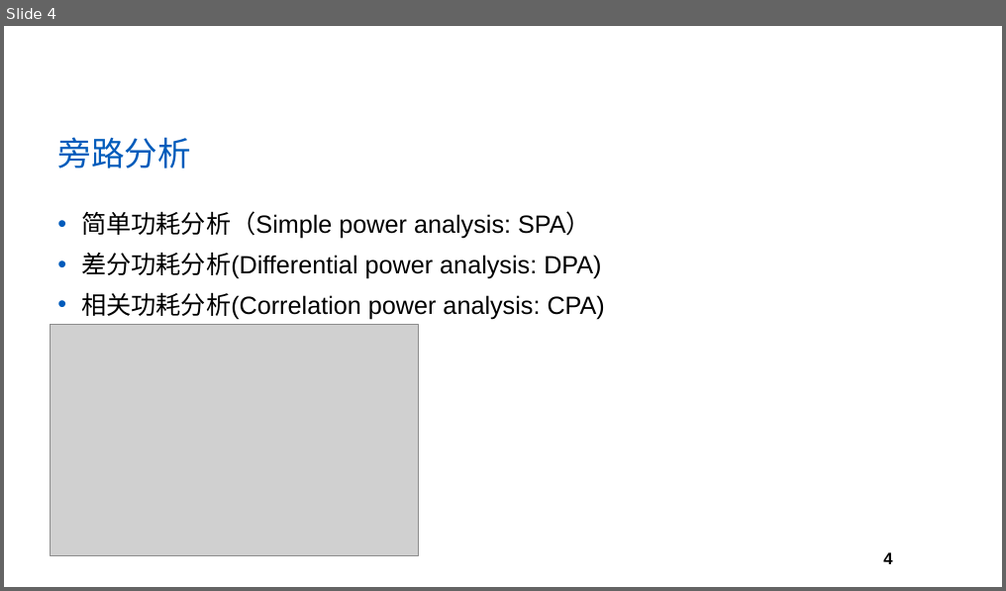
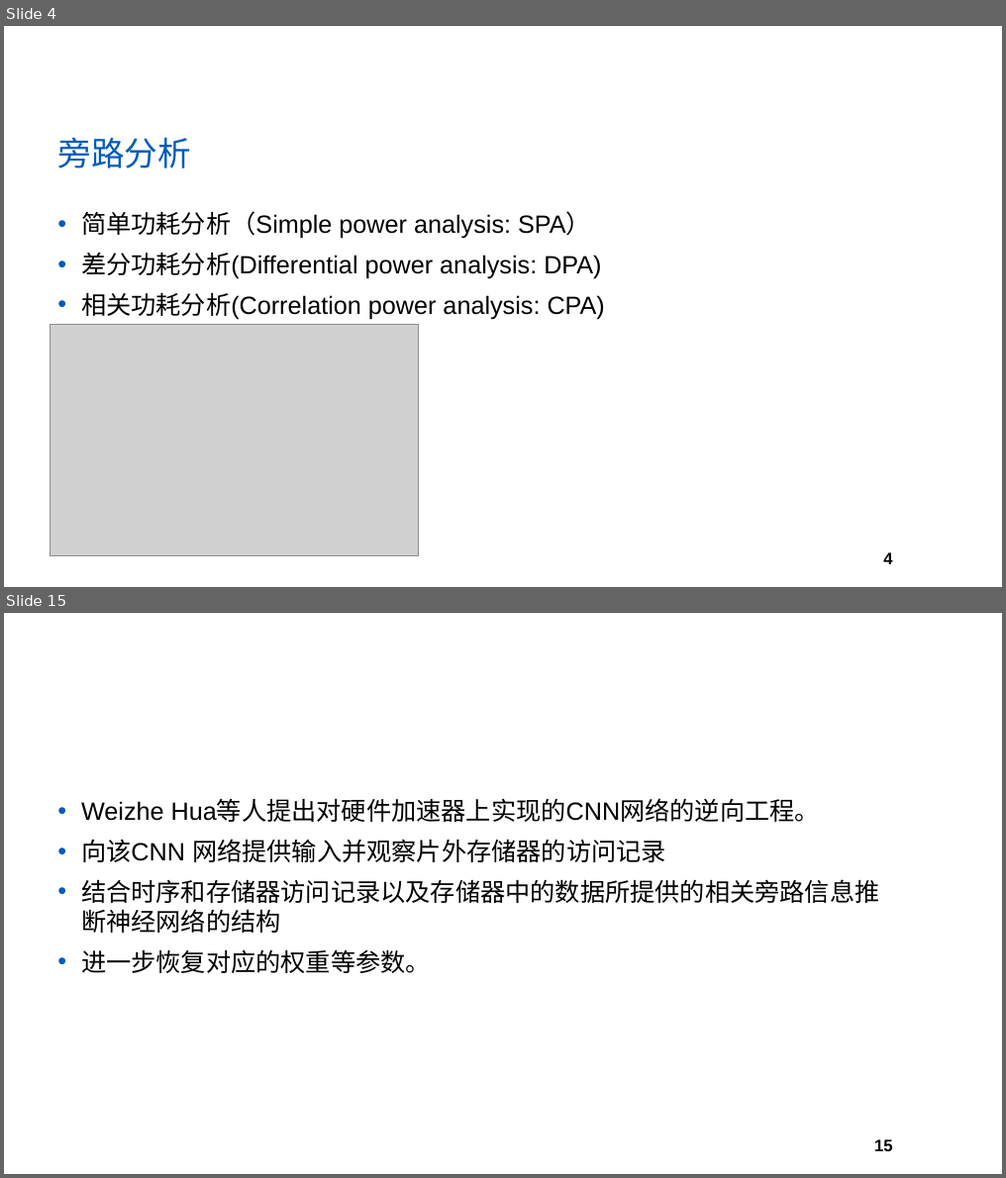
Before and after one commit to yberlin/hello-world, a slide deck: 网络与通信安全/PPT模板.pptx. Shown one above the other, each under a label of ours: slide 4 before the commit, slides 4 and 15 after it; the slides between them are not shown. The pictures are 1006x591 and 1006x1178 pixels, drawn with LibreOffice and Linux fonts; fonts in the diff are those of the drawing; grey boxes stand for pictures; background and template pictures are left out. Boxes give left, top, right and bottom in pixels: in the first picture for what was removed or moved away, otherwise in the second. Text is boxed around its words. In the diff, an @@ line names an element or a change of style, - is before the commit and + after.

```diff
--- a/网络与通信安全/PPT模板.pptx
+++ b/网络与通信安全/PPT模板.pptx
@@ slide 15 added at (x1=4, y1=613, x2=1002, y2=1174), background #FFFFFF; not listed: 1 template element that a slide beside it also shows @@
@@ text added at (x1=81, y1=800, x2=879, y2=973), 24 pt, text #000000 @@
+• Weizhe Hua等人提出对硬件加速器上实现的CNN网络的逆向工程。
+• 向该CNN 网络提供输入并观察片外存储器的访问记录
+• 结合时序和存储器访问记录以及存储器中的数据所提供的相关旁路信息推断神经网络的结构
+• 进一步恢复对应的权重等参数。
```
Also in this commit, not shown: 13 other slides added.
